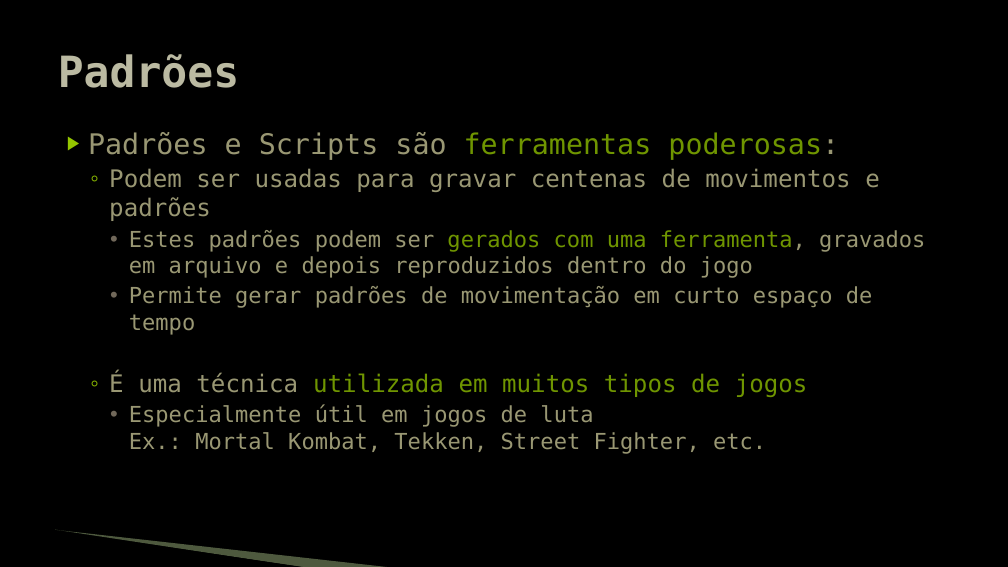
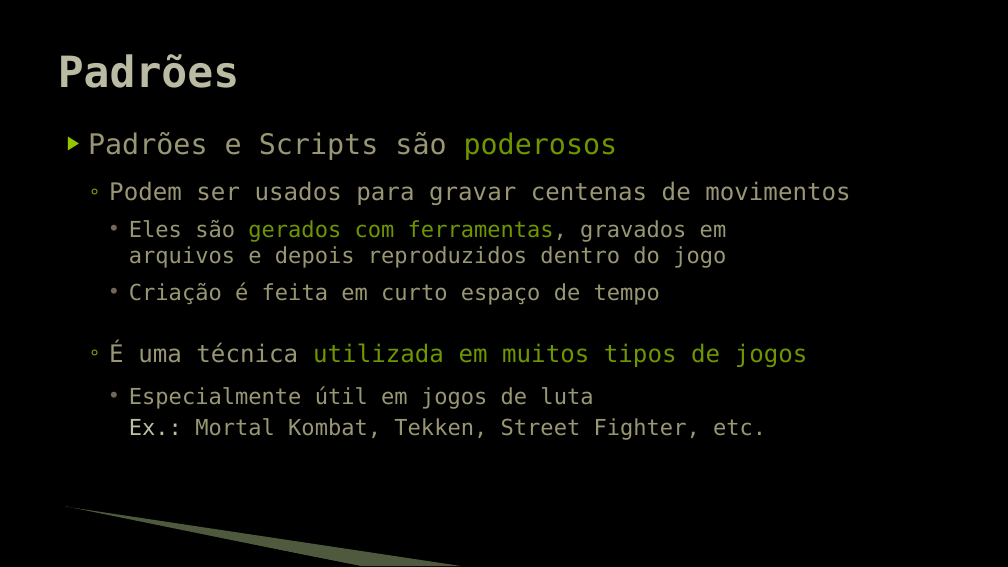
Before and after one commit to JudsonSS/Jogos, a slide deck: slide 6 of Slides/27. Padrões e Scripts.pptx. Drawn at 1008x567 pixels with LibreOffice and Linux fonts; fonts in the diff are those of the drawing; background and template pictures are left out. Boxes give left, top, right and bottom in pixels: in the first picture for what was removed or moved away, otherwise in the second. Text is boxed around its words. In the diff, an @@ line names an element or a change of style, - is before the commit and + after.

```diff
--- a/Slides/27. Padrões e Scripts.pptx
+++ b/Slides/27. Padrões e Scripts.pptx
@@ text at box(88, 132, 850, 305): text changed @@
-▶ Padrões e Scripts são ferramentas poderosas:
-  ◦ Podem ser usadas para gravar centenas de movimentos e padrões
-    • Estes padrões podem ser gerados com uma ferramenta, gravados em arquivo e depois reproduzidos dentro do jogo
-    • Permite gerar padrões de movimentação em curto espaço de tempo
+▶ Padrões e Scripts são poderosos
+  ◦ Podem ser usados para gravar centenas de movimentos
+    • Eles são gerados com ferramentas, gravados em
+      arquivos e depois reproduzidos dentro do jogo
+    • Criação é feita em curto espaço de tempo
@@ text at box(109, 342, 808, 440): text colour #999773 to #BDBFA2 in "Ex.:"; more space between paragraphs; line spacing 1 to 30pt @@
@@ freeform shape: place and size @@
-freeform shape at box(54, 531, 306, 567)
+freeform shape at box(64, 508, 360, 566)
@@ freeform shape: place and size @@
-freeform shape at box(55, 530, 393, 567)
+freeform shape at box(66, 507, 463, 566)
```
Also in this commit, not shown: 7 other slides changed.
